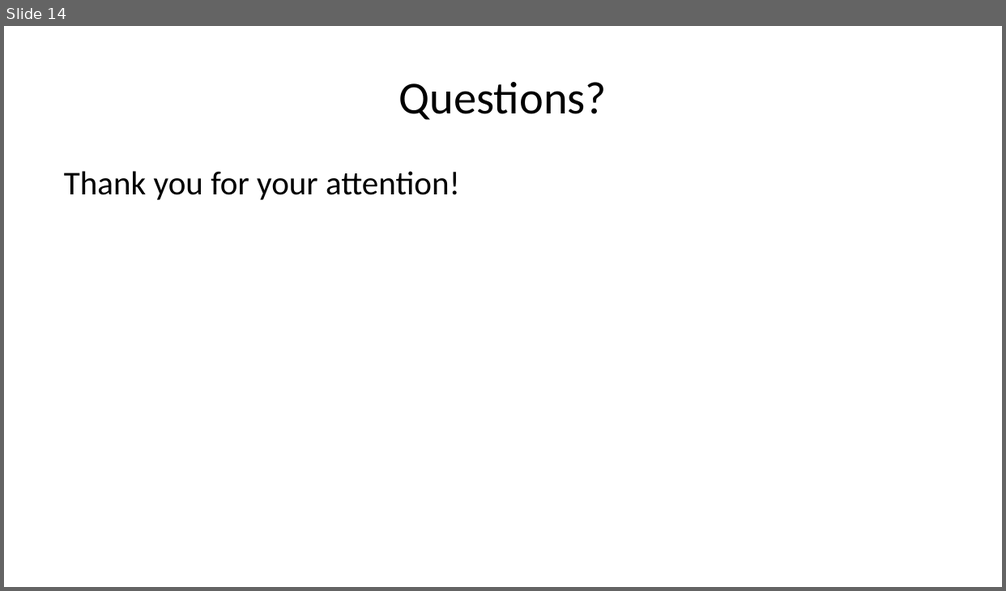
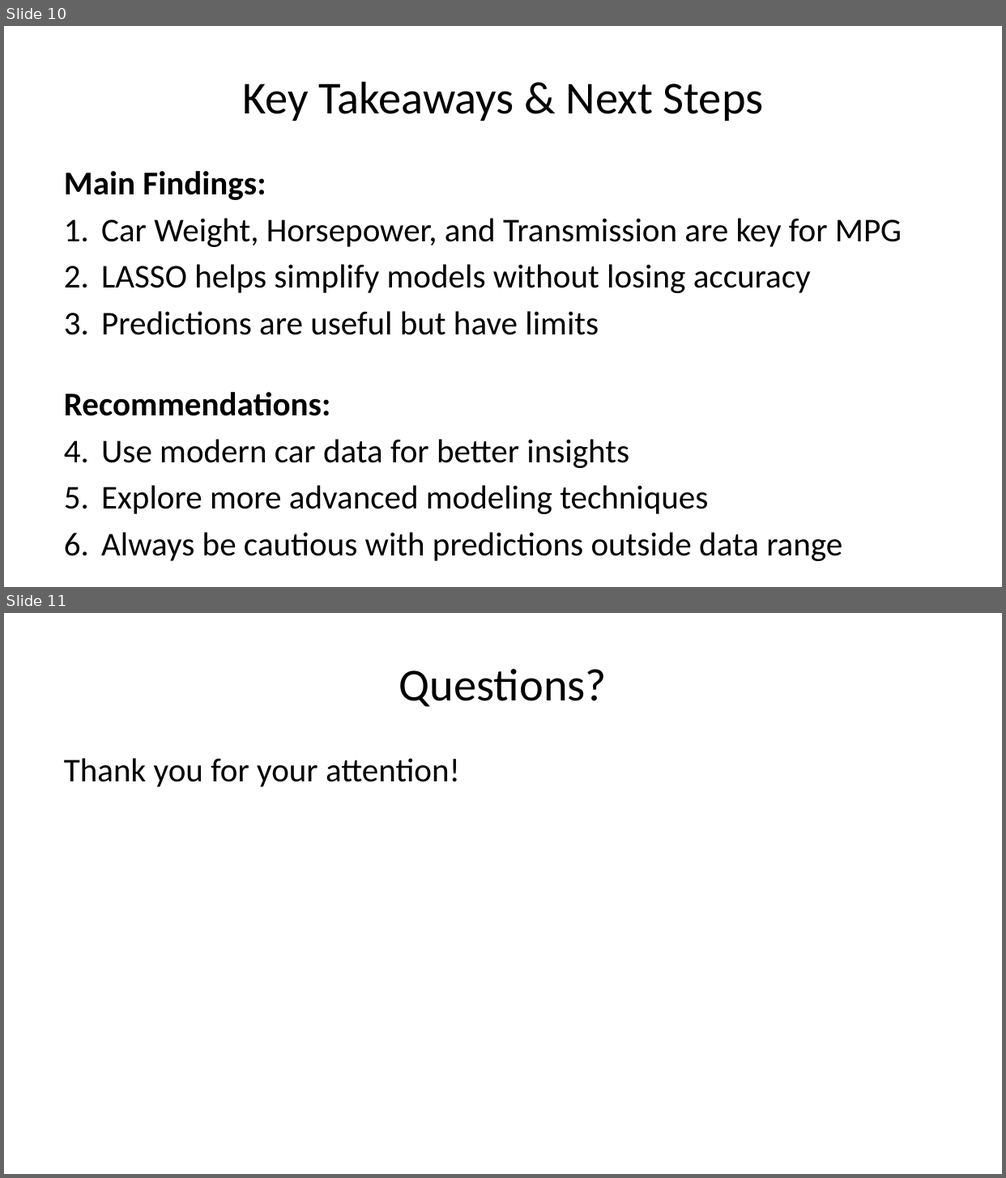
Before and after one commit to memandip/r-starter, a slide deck: presentation_1/supervised_learning.pptx. Shown one above the other, each under a label of ours: slide 14 before the commit, slides 10 and 11 after it. The pictures are 1006x591 and 1006x1178 pixels, drawn with LibreOffice and Linux fonts; fonts in the diff are those of the drawing. Boxes give left, top, right and bottom in pixels: in the first picture for what was removed or moved away, otherwise in the second. Text is boxed around its words. In the diff, an @@ line names an element or a change of style, - is before the commit and + after.

```diff
--- a/presentation_1/supervised_learning.pptx
+++ b/presentation_1/supervised_learning.pptx
@@ slide 10 added at <box>4,26,1002,587</box>, background #FFFFFF @@
@@ title added at <box>242,81,764,121</box>, 33 pt, text #000000 @@
+Key Takeaways & Next Steps
@@ text added at <box>64,171,901,561</box>, 24 pt, text #000000 @@
+Main Findings:
+1. Car Weight, Horsepower, and Transmission are key for MPG
+2. LASSO helps simplify models without losing accuracy
+3. Predictions are useful but have limits
+Recommendations:
+1. Use modern car data for better insights
+2. Explore more advanced modeling techniques
+3. Always be cautious with predictions outside data range
@@ what was slide 14 is now slide 11 @@
```
Also in this commit, not shown: 6 slides changed, 3 other slides added, 7 slides removed, 6 other files.
